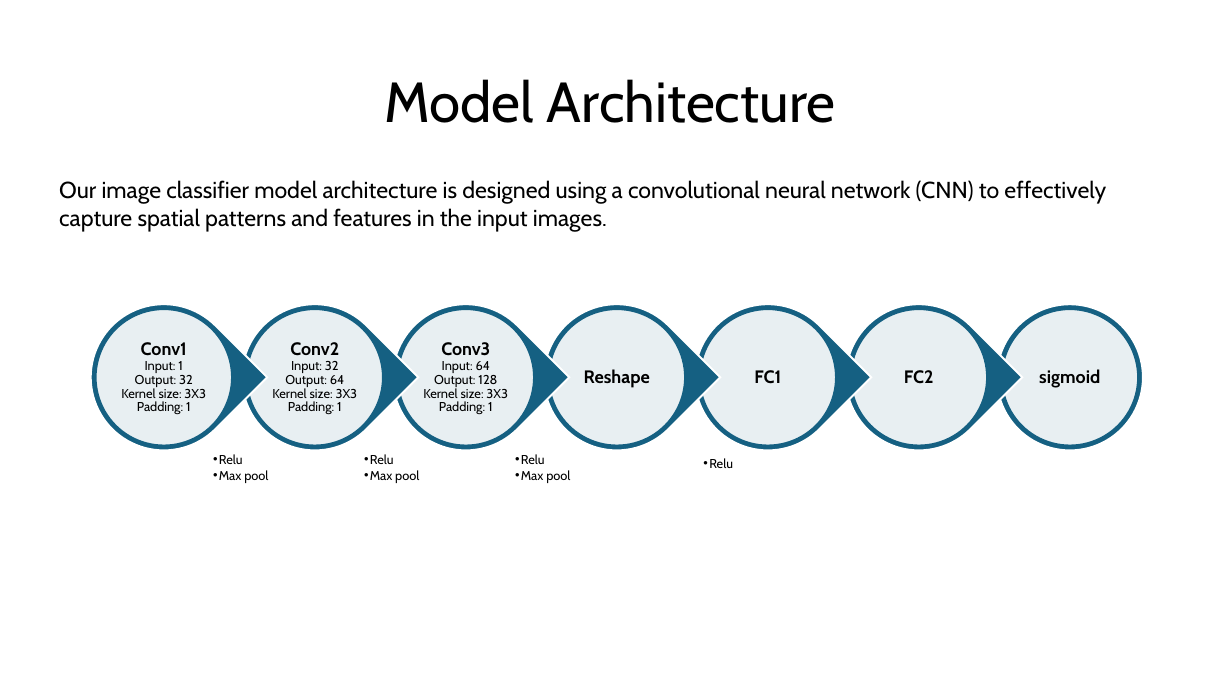
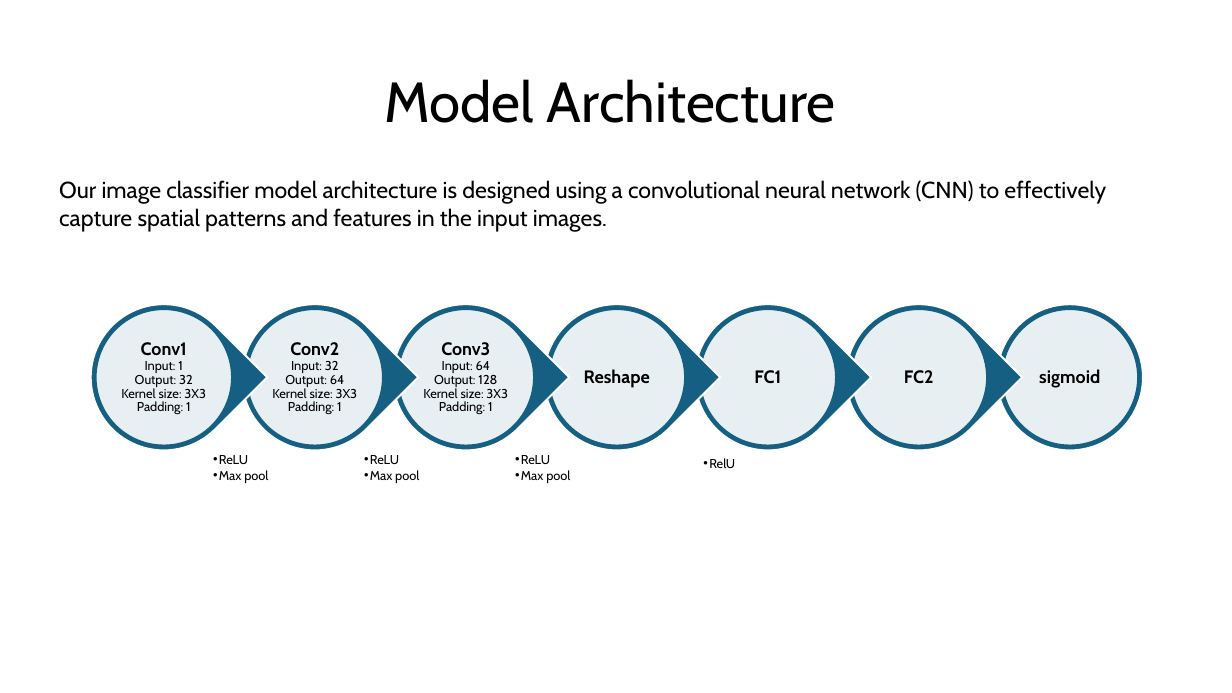
Before and after one commit to noatal345/Image_Classification_Task, a slide deck: slide 3 of results.pptx. Drawn at 1232x693 pixels with LibreOffice and Linux fonts; fonts in the diff are those of the drawing; background and template pictures are left out. Boxes give left, top, right and bottom in pixels: in the first picture for what was removed or moved away, otherwise in the second. Text is boxed around its words. In the diff, an @@ line names an element or a change of style, - is before the commit and + after.

```diff
--- a/results.pptx
+++ b/results.pptx
@@ text at bbox=[219, 455, 248, 464]: text changed @@
-  • Relu
+  • ReLU
@@ text at bbox=[370, 455, 399, 464]: text changed @@
-  • Relu
+  • ReLU
@@ text at bbox=[521, 455, 550, 464]: text changed @@
-  • Relu
+  • ReLU
@@ text at bbox=[709, 458, 735, 468]: text changed @@
-  • Relu
+  • RelU
```
Also in this commit, not shown: 4 other slides changed, 3 other files.
